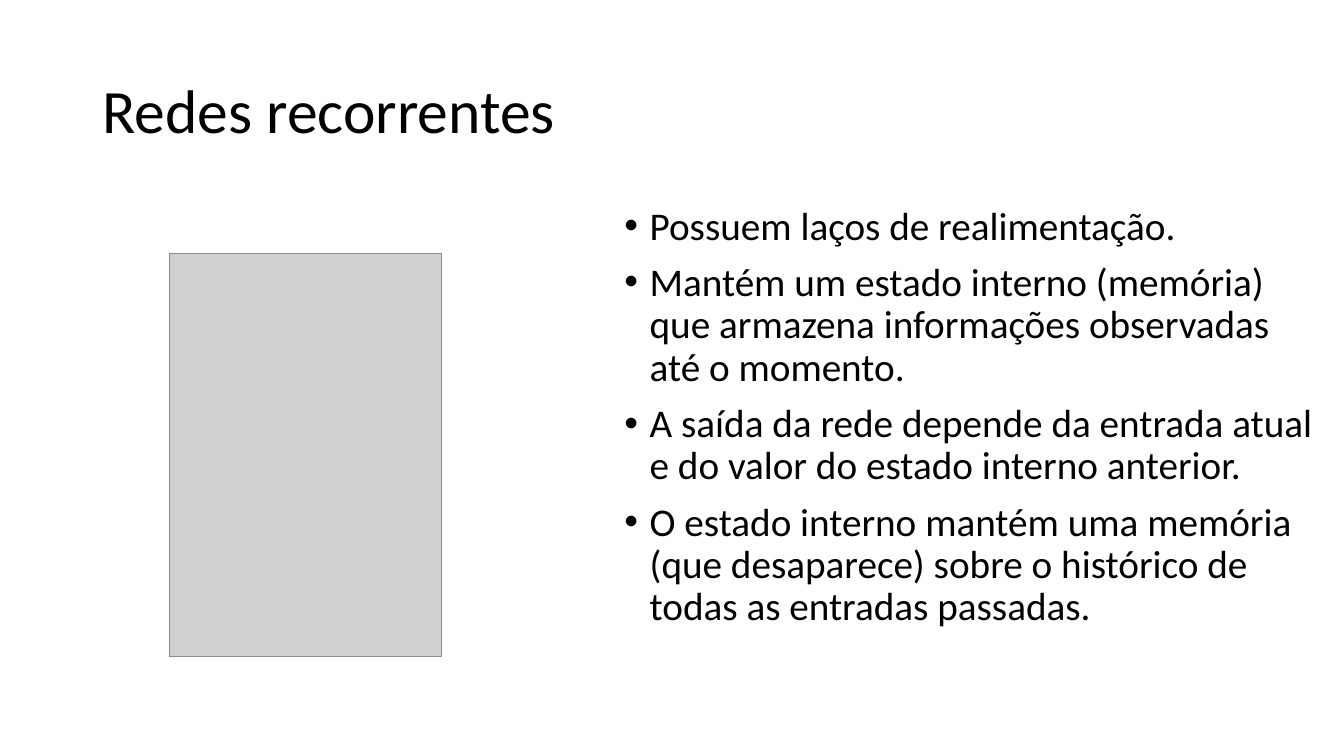
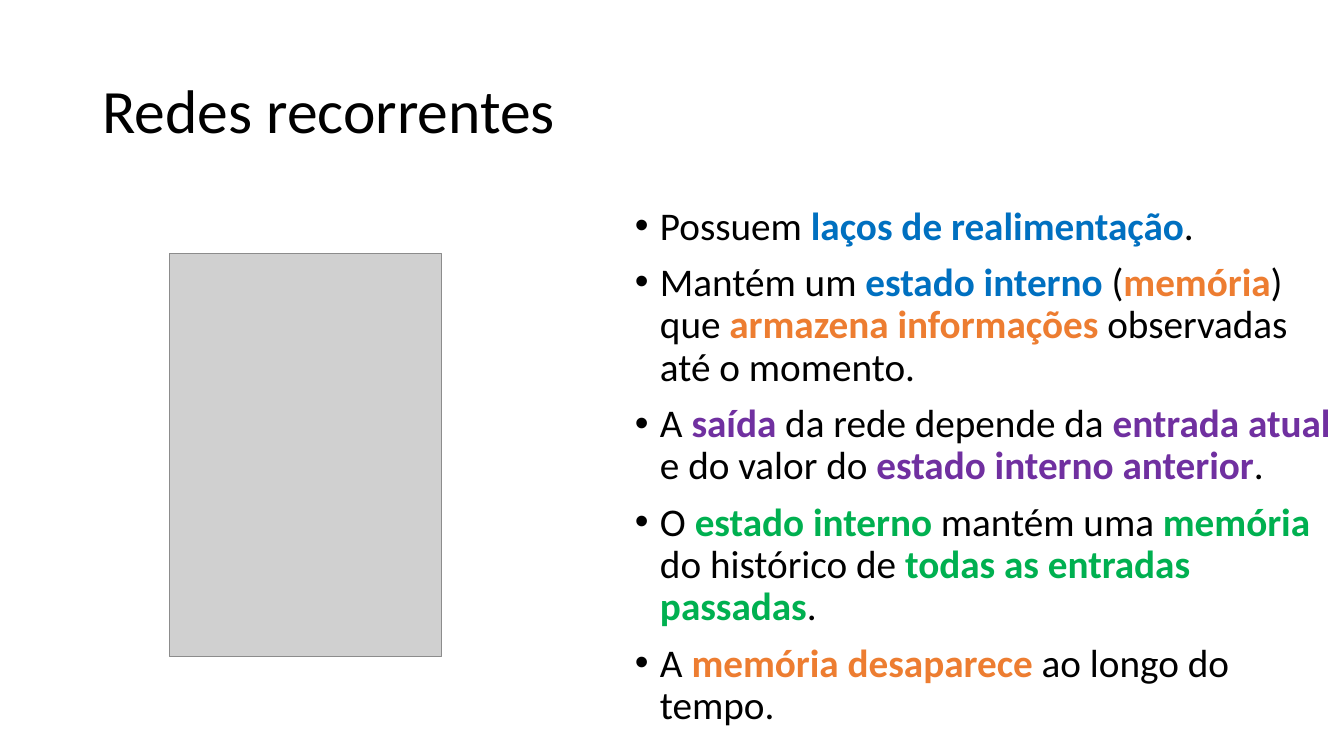
Before and after one commit to zz4fap/c24_inteligencia_artificial, a slide deck: slide 7 of slides/C24_RNN.pptx (slide 6 before the commit). Drawn at 1344x756 pixels with LibreOffice and Linux fonts; fonts in the diff are those of the drawing; grey boxes stand for pictures. Boxes give left, top, right and bottom in pixels: in the first picture for what was removed or moved away, otherwise in the second. Text is boxed around its words. In the diff, an @@ line names an element or a change of style, - is before the commit and + after.

```diff
--- a/slides/C24_RNN.pptx
+++ b/slides/C24_RNN.pptx
@@ text "Possuem laços de realimentação.": place and size @@
-text "Possuem laços de realimentação." at bbox=[650, 212, 1312, 627]
+text "Possuem laços de realimentação." at bbox=[660, 212, 1330, 726]
@@ text at bbox=[660, 212, 1330, 480]: text colour #000000 to #0070C0 in "laços de realimentação.", "estado interno"; bold on in "laços de realimentação.", "estado interno (memória) armazena informações", "saída entrada atual estado interno anterior."; text colour #000000 to #ED7D31 in "(memória) armazena informações"; text colour #000000 to #7030A0 in "saída entrada atual estado interno anterior." @@
@@ text at bbox=[660, 508, 1310, 726]: text changed; text colour #000000 to #00B050; bold on @@
-• O estado interno mantém uma memória (que desaparece) sobre o histórico de todas as entradas passadas.
+• O estado interno mantém uma memória do histórico de todas as entradas passadas.
+• A memória desaparece ao longo do tempo.
```
Also in this commit, not shown: 13 other slides changed, 10 slides added, 1 slide removed.
